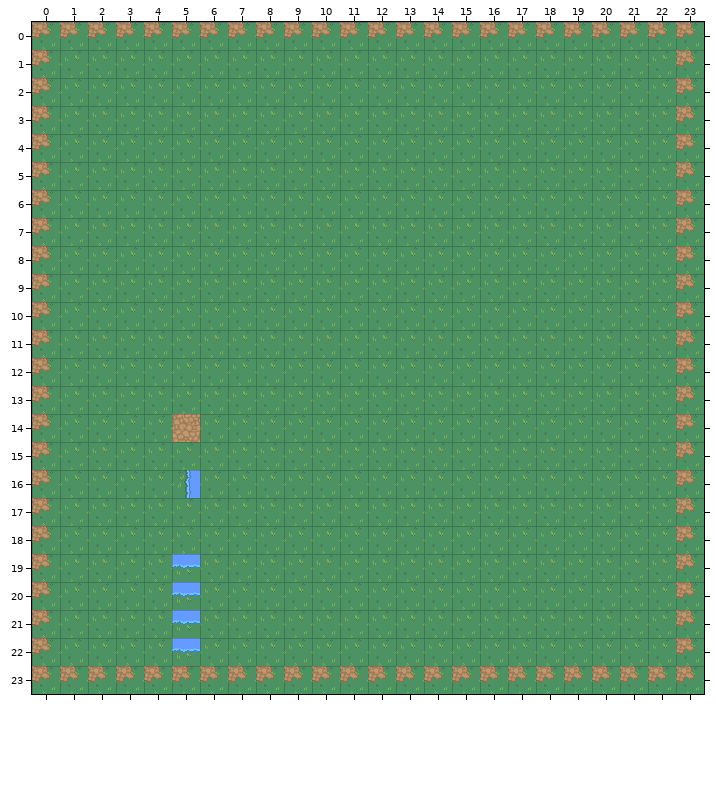
Level history. Tiled map: nature_tileset/worldmap.tmx. Above: the version before the commit.
Cells are 32x32 px. Shown: x 0..23, y 0..23. The commit also replaced the tileset; all pictures use the new one.
The same view after the edit:
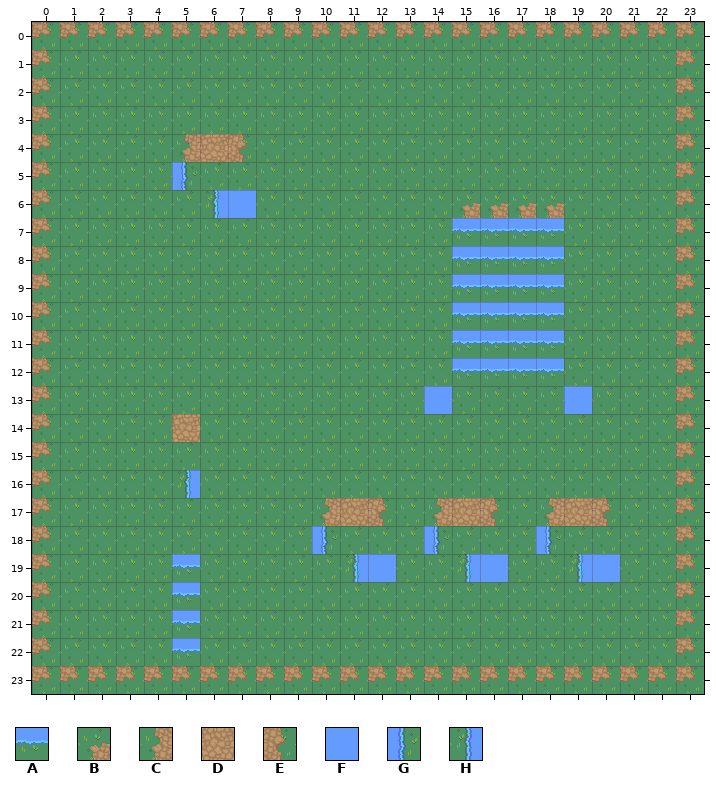
Key: from "Nature Tileset": A 41, B 101, C 125, D 126, E 127, F 143, G 145, H 166.
_ is an empty cell.
The exact change:
Changed rows in their new state; . is an unchanged cell.
Layer "Tile Layer 2":
first column x 5:
 4 CDE............
 5 G..............
 6 .HF.......BBBB.
 7 ..........AAAA.
 8 ..........AAAA.
 9 ..........AAAA.
10 ..........AAAA.
11 ..........AAAA.
12 ..........AAAA.
13 .........F....F
first column x 10:
17 CDE.CDE.CDE
18 G...G...G..
19 .HF..HF..HF
Pixel boxes of the changes (left, top, right, bottom) in both pictures:
added: (172, 134, 256, 218)
added: (424, 202, 592, 414)
added: (312, 498, 396, 582)
added: (424, 498, 508, 582)
added: (536, 498, 620, 582)
